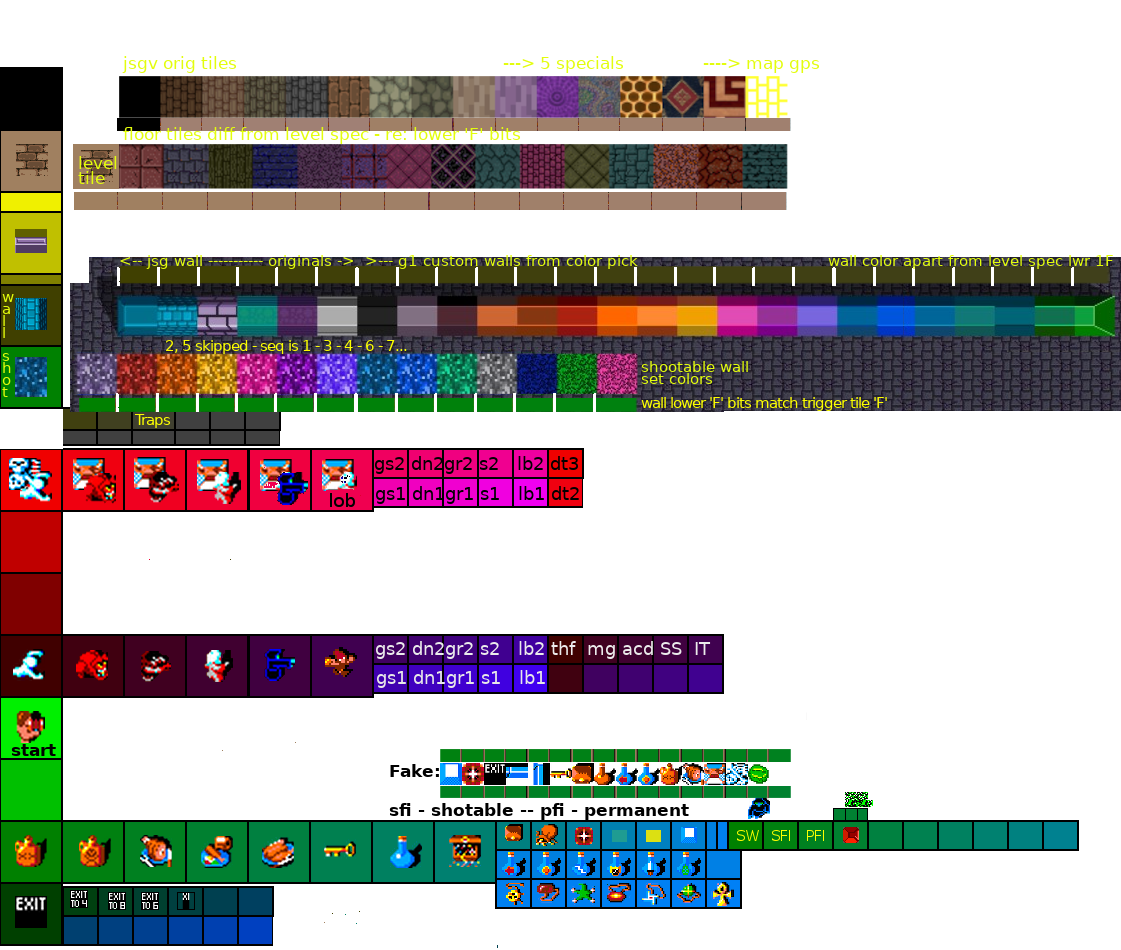
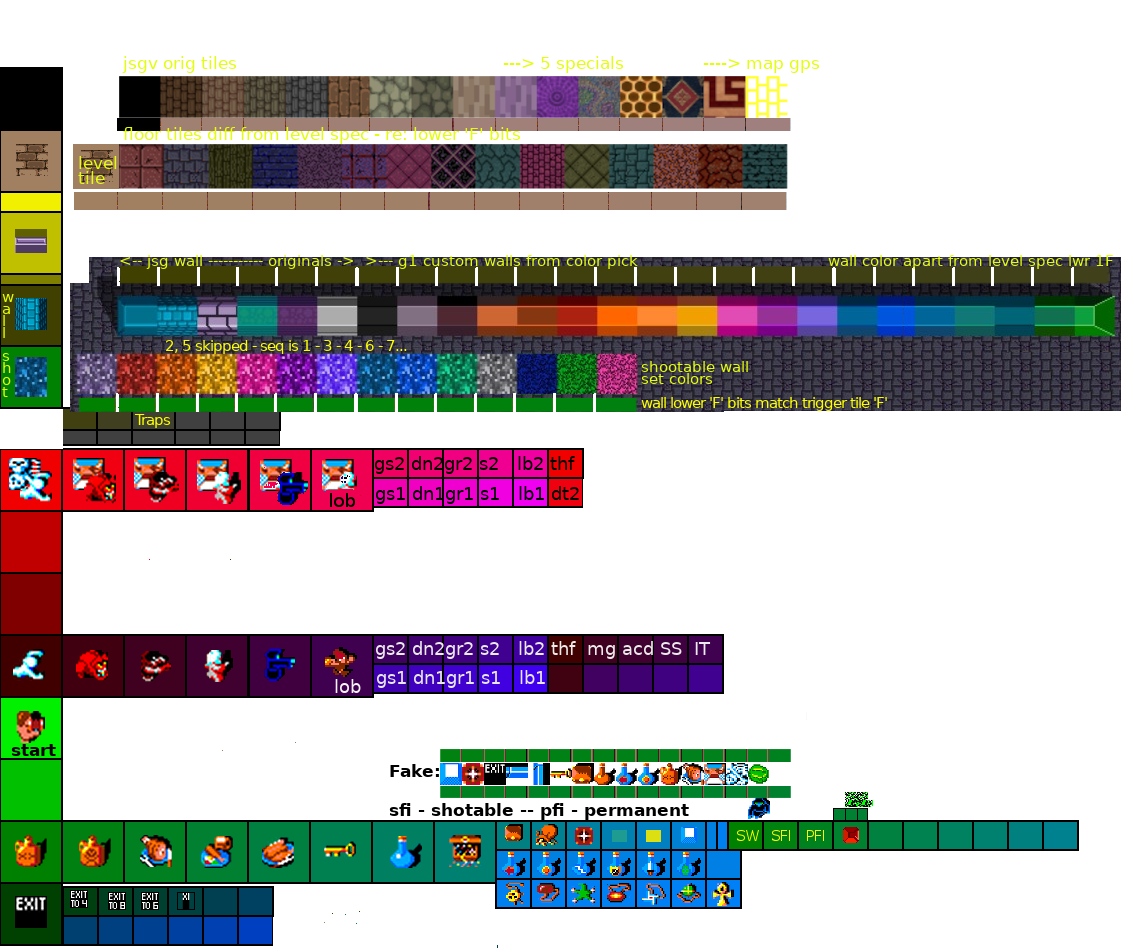
The second 1121 x 950 image is a revision of the first. Changes to its layers:
renamed "gs2 dn2gr2 s2 lb2 dt3" to "gs2 dn2gr2 s2 lb2 thf", painted on it over [550, 456, 578, 470]
showed "lob #1" over [335, 679, 361, 693]
painted on "Pasted Layer #5" over [370, 118, 790, 131]
